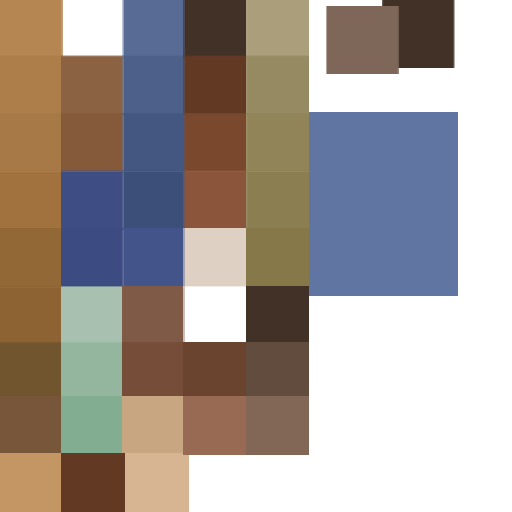
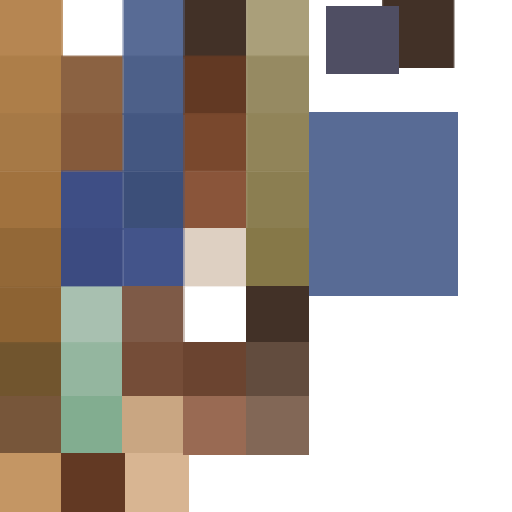
Revision of a layered 512px x 512px image; what changed, layer by layer:
painted on "Layer 1 copy 8" over [326, 6, 399, 74]
painted on "Layer 3" over [314, 119, 454, 287]
painted on "Layer 5" over [309, 112, 458, 296]
